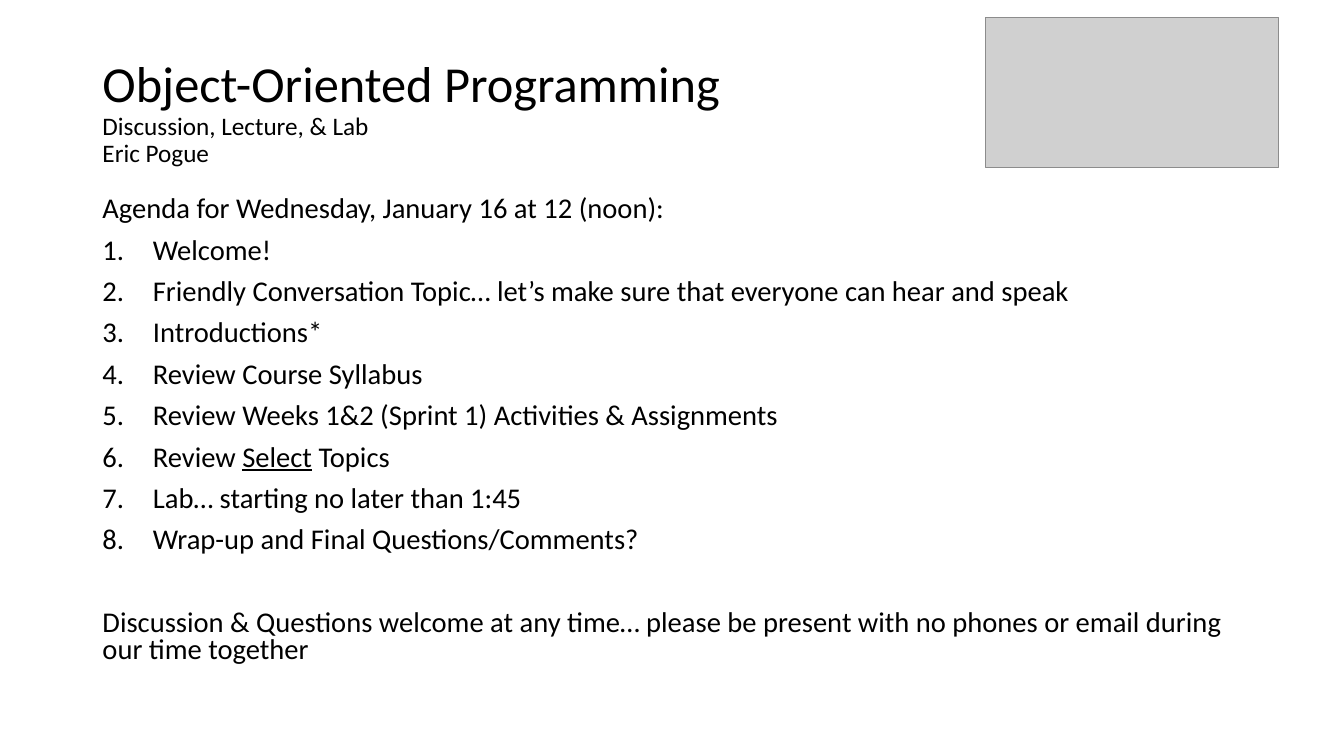
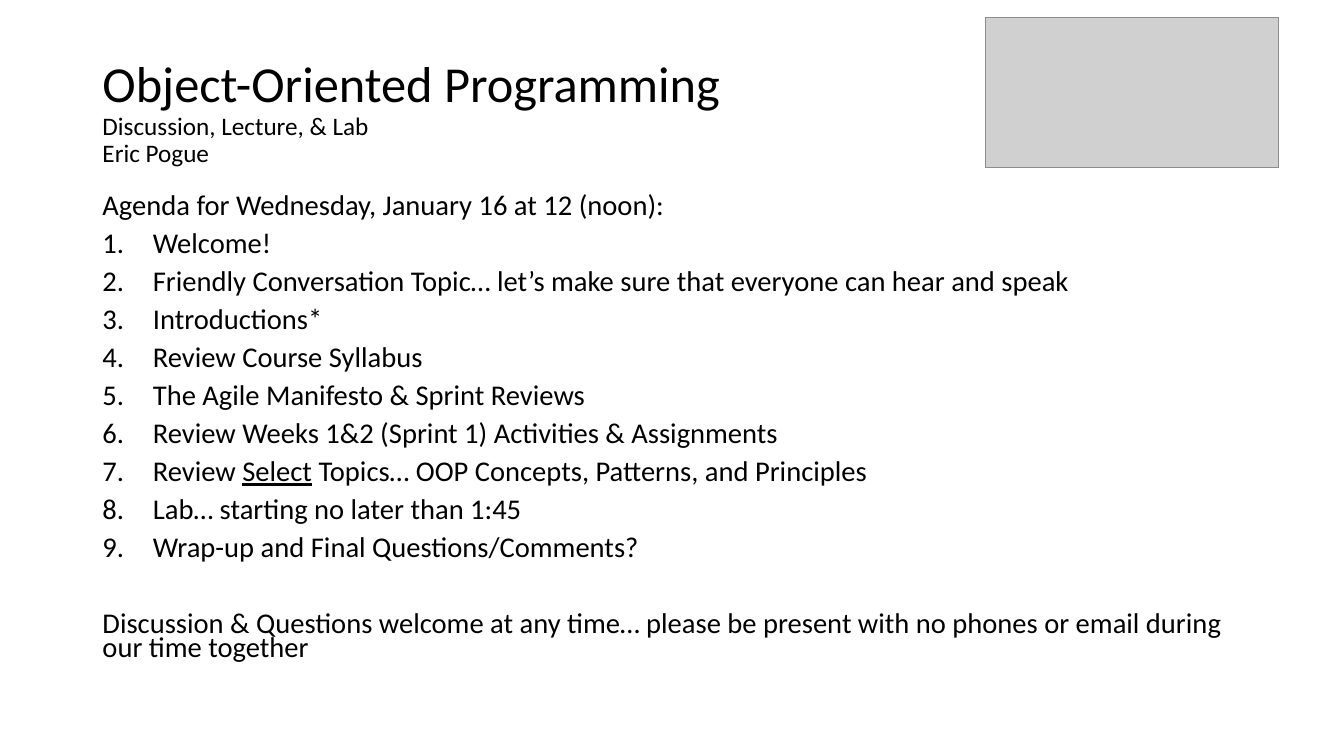
Before and after one commit to jamesbaptiste1/cpsc-24500-2019-01-spring-lt1, a slide deck: slide 1 of lecture-presentations/2019-01-15.pptx. Drawn at 1344x756 pixels with LibreOffice and Linux fonts; fonts in the diff are those of the drawing; grey boxes stand for pictures. Boxes give left, top, right and bottom in pixels: in the first picture for what was removed or moved away, otherwise in the second. Text is boxed around its words. In the diff, an @@ line names an element or a change of style, - is before the commit and + after.

Commit message:
Update file.

```diff
--- a/lecture-presentations/2019-01-15.pptx
+++ b/lecture-presentations/2019-01-15.pptx
@@ text at (102, 194, 1221, 662): line spacing 0.8 to 0.7 @@
@@ text at (153, 385, 585, 410): paragraph added @@
+5. The Agile Manifesto & Sprint Reviews
@@ text at (153, 461, 867, 486): text changed @@
-6. Review Select Topics
+7. Review Select Topics… OOP Concepts, Patterns, and Principles
```
Also in this commit, not shown: 2 other slides changed, 1 slide added, 19 slides removed.
